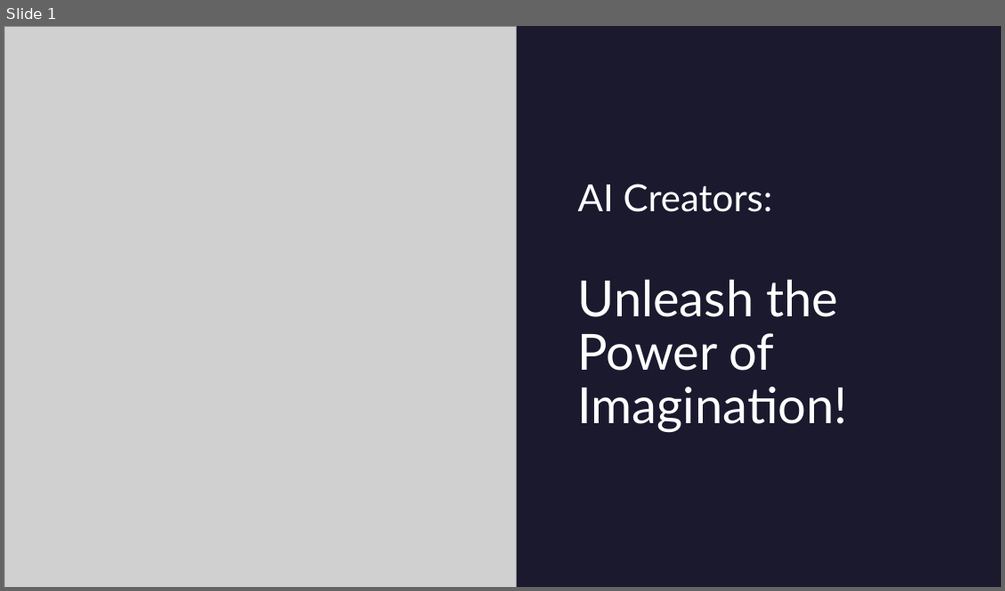
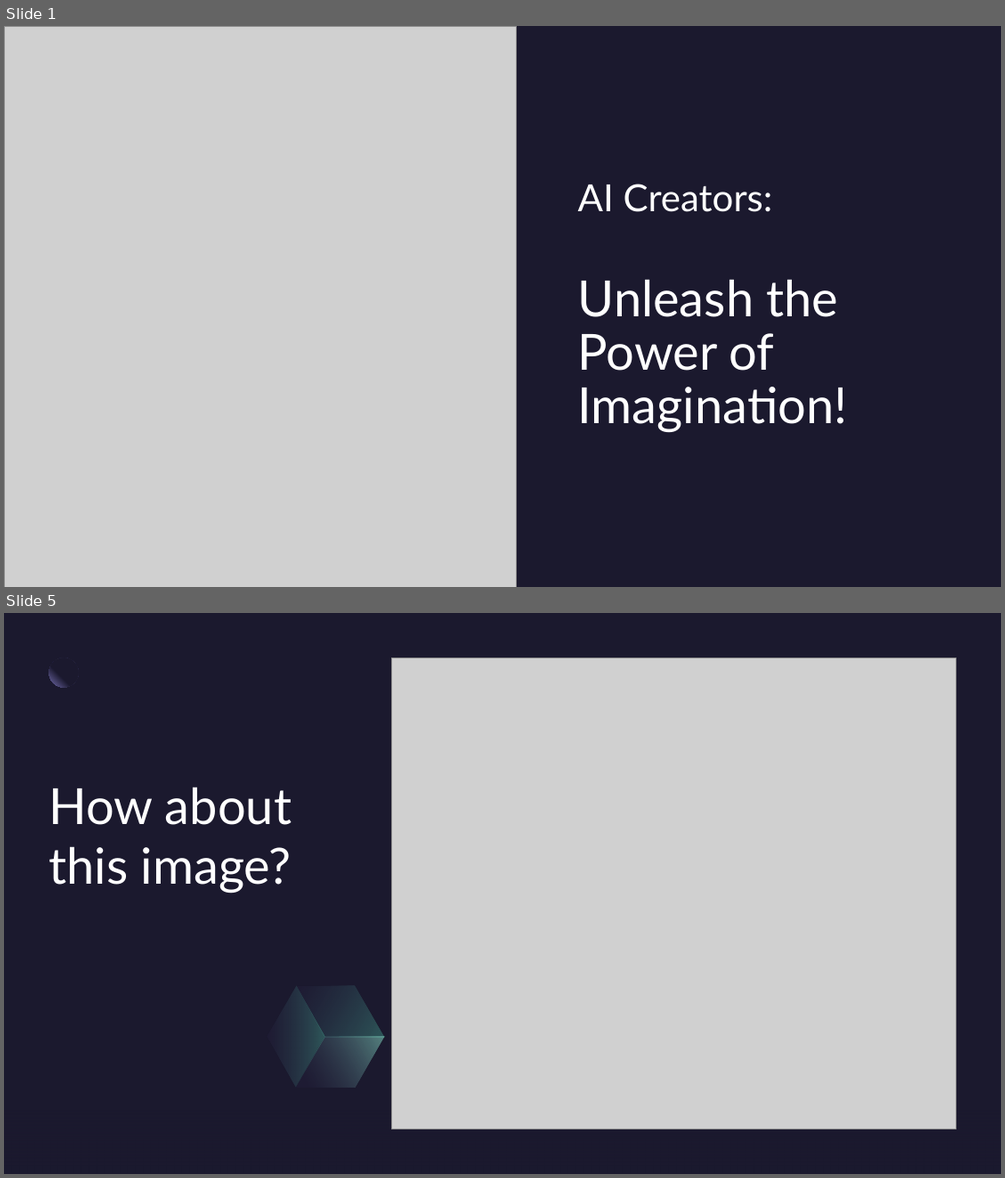
Before and after one commit to dseefeld/microbit, a slide deck: AICreators-JamestownEvent.pptx. Shown one above the other, each under a label of ours: slide 1 before the commit, slides 1 and 5 after it; the slides between them are not shown. The pictures are 1005x591 and 1005x1178 pixels, drawn with LibreOffice and Linux fonts; fonts in the diff are those of the drawing; grey boxes stand for pictures. Boxes give left, top, right and bottom in pixels: in the first picture for what was removed or moved away, otherwise in the second. Text is boxed around its words. In the diff, an @@ line names an element or a change of style, - is before the commit and + after.

Commit message:
Upload image intro

```diff
--- a/AICreators-JamestownEvent.pptx
+++ b/AICreators-JamestownEvent.pptx
@@ slide 5 added at (4,613,1001,1174), background #1B192E @@
@@ rectangle added at (4,613,1001,1174), fill #1B192E @@
@@ ellipse added at (48,657,78,687), fill gradient #1B192E to #7771B2 @@
@@ picture added at (392,657,956,1129) @@
@@ title added at (49,787,291,892), 48 pt, text #FFFFFF @@
+How about this image?
@@ freeform shape added at (253,986,340,1087), fill gradient #2C284A to #5BEFC1 @@
@@ freeform shape added at (282,960,399,1063), fill gradient #2C284A to #5BEFC1 @@
@@ freeform shape added at (296,1012,385,1113), fill gradient #2C284A to #92F4D6 @@
@@ rectangle added at (4,1085,1001,1174), fill gradient #1B192E @@
```
Also in this commit, not shown: 5 other slides added.
